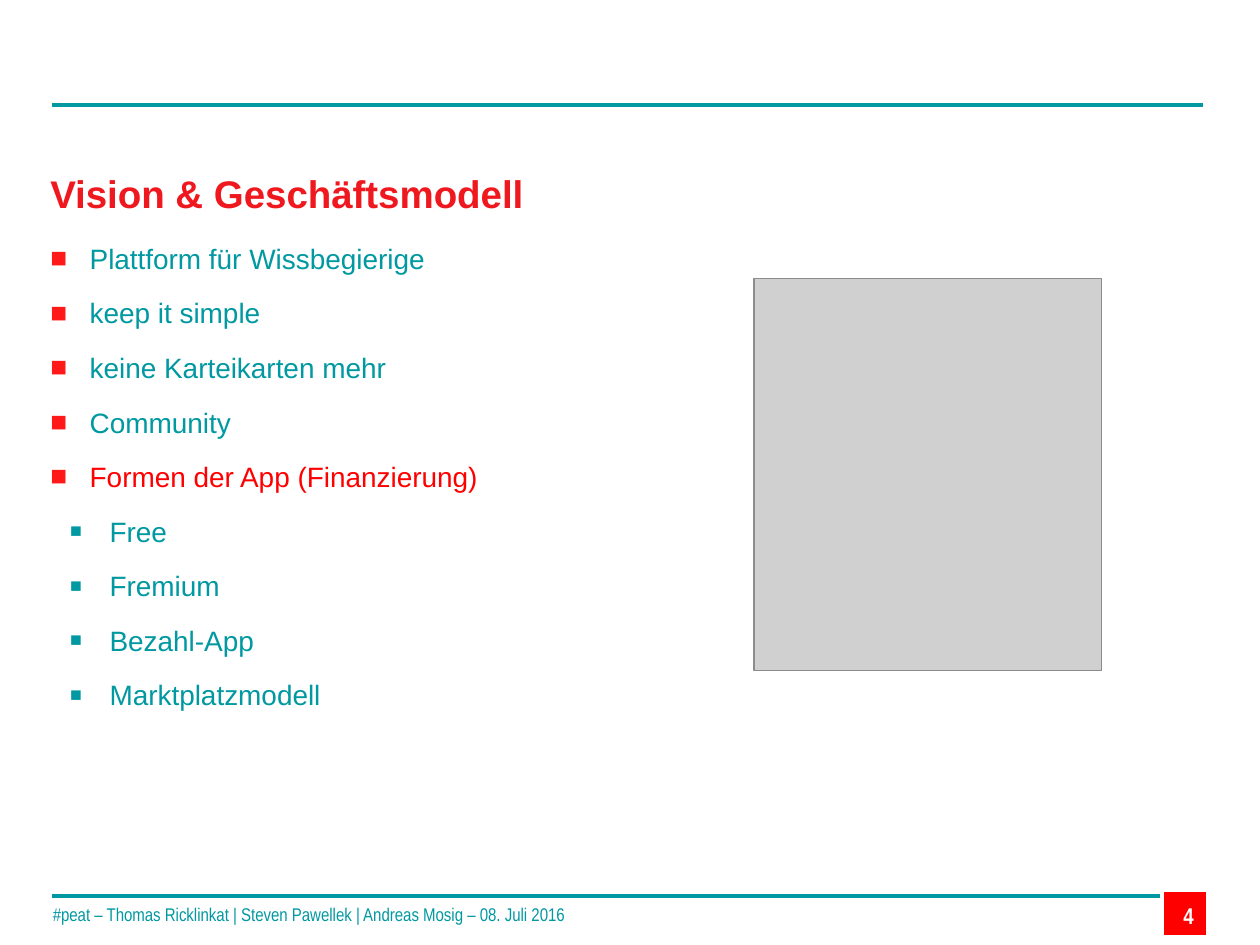
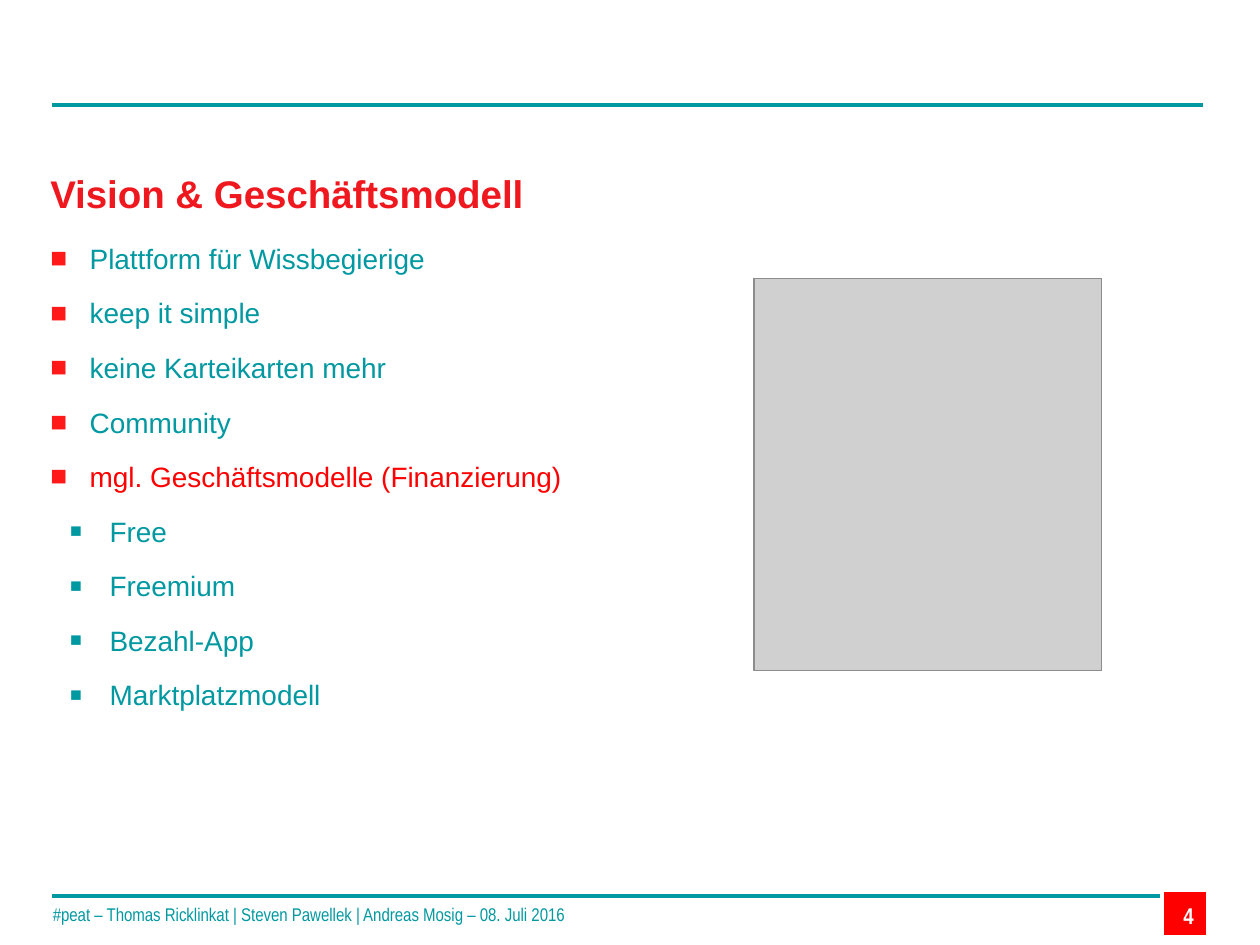
Before and after one commit to rechnaton/Beuth, a slide deck: slide 4 of doc/DOKU/peat.pptx. Drawn at 1260x945 pixels with LibreOffice and Linux fonts; fonts in the diff are those of the drawing; grey boxes stand for pictures; background and template pictures are left out. Boxes give left, top, right and bottom in pixels: in the first picture for what was removed or moved away, otherwise in the second. Text is boxed around its words. In the diff, an @@ line names an element or a change of style, - is before the commit and + after.

Commit message:
korrektur Präsi

```diff
--- a/doc/DOKU/peat.pptx
+++ b/doc/DOKU/peat.pptx
@@ text at [90,466,561,492]: text changed @@
-■ Formen der App (Finanzierung)
+■ mgl. Geschäftsmodelle (Finanzierung)
@@ text at [110,575,236,597]: text changed @@
-  ■ Fremium
+  ■ Freemium
```
